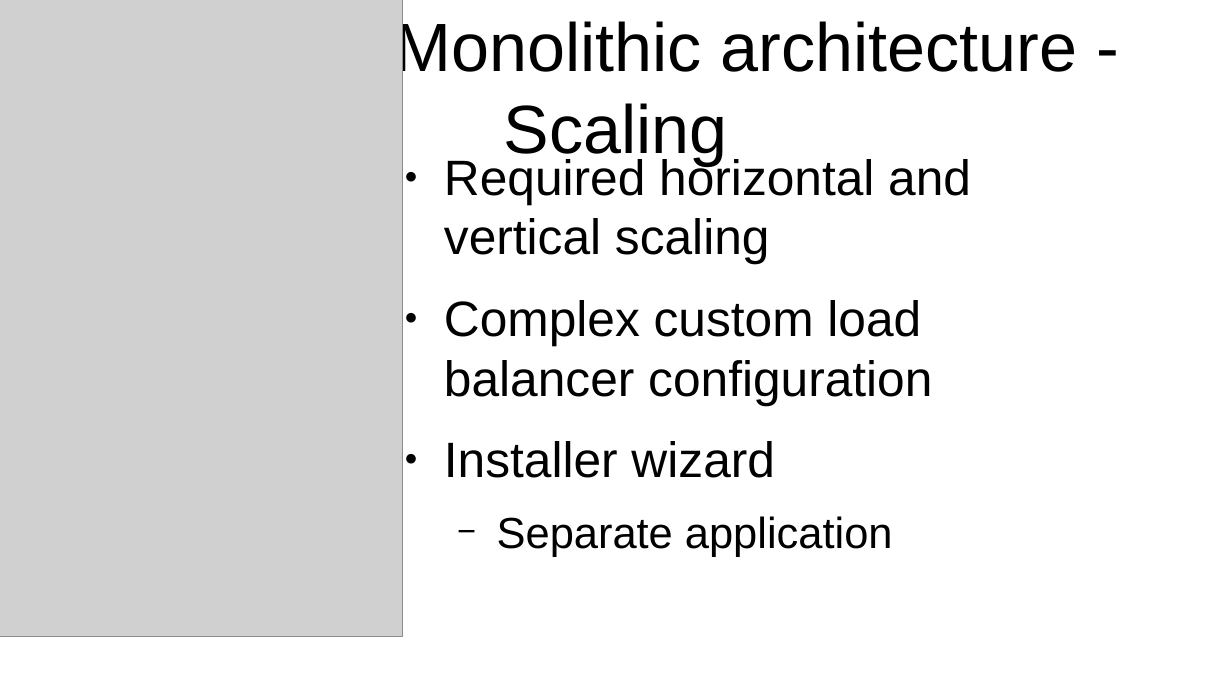
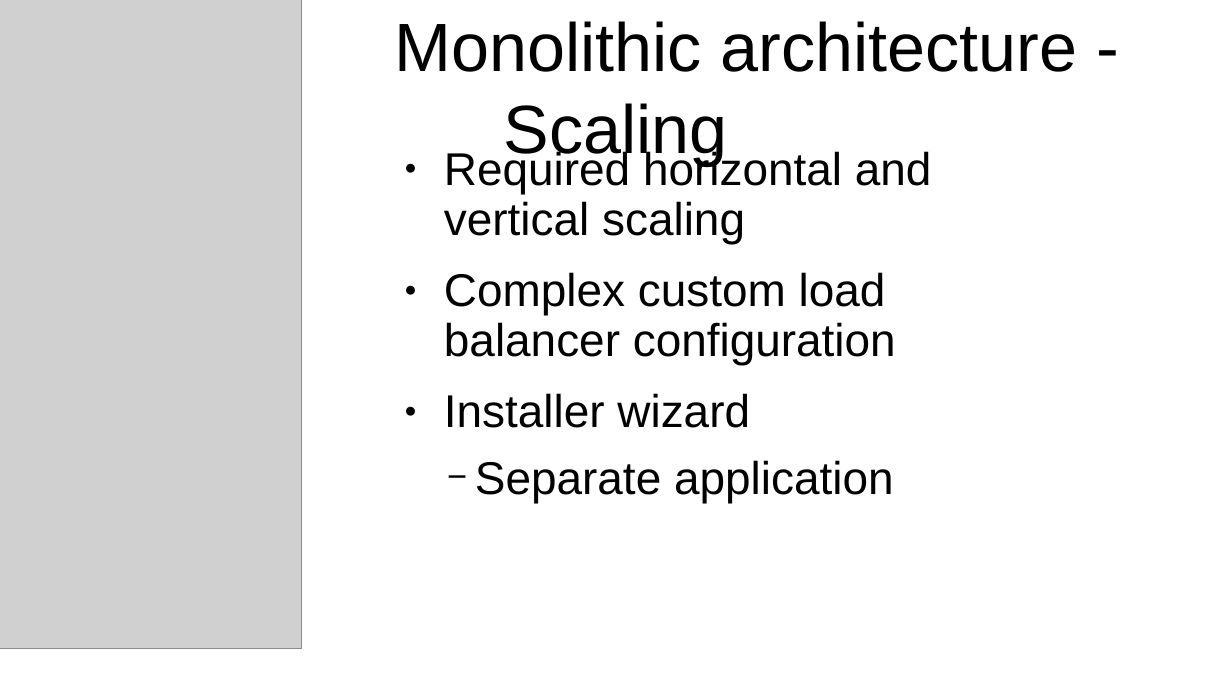
Before and after one commit to mano-cz/OpenshiftPresentation, a slide deck: slide 4 of RawContent.odp. Drawn at 1232x693 pixels with LibreOffice and Linux fonts; fonts in the diff are those of the drawing; grey boxes stand for pictures. Boxes give left, top, right and bottom in pixels: in the first picture for what was removed or moved away, otherwise in the second. Text is boxed around its words. In the diff, an @@ line names an element or a change of style, - is before the commit and + after.

Commit message:
Moved raw content to actual presentation.

```diff
--- a/RawContent.odp
+++ b/RawContent.odp
@@ picture: place and size @@
-picture at [0, 0, 402, 637]
+picture at [0, 0, 302, 648]
@@ title "Monolithic architecture - Scaling" rewrapped from [394, 17, 1078, 166] to [394, 21, 1078, 166] @@
@@ text "Required horizontal and vertical scaling" at [444, 149, 932, 503]: size 32 to 29.6 pt in "Required horizontal and vertical scaling", "Complex custom load balancer configuration", "Installer wizard"; size 28 to 29.6 pt in "Separate application"; indent changed; line spacing 1 to 0.9; line spacing 1 to 0.8; more space between paragraphs @@
```
Also in this commit, not shown: 12 other slides changed, 3 other files.
